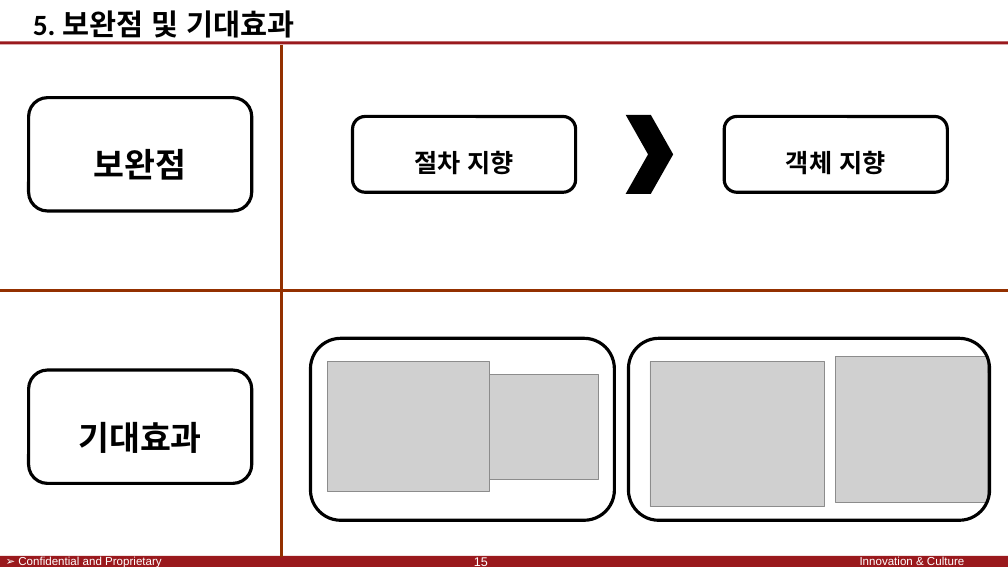
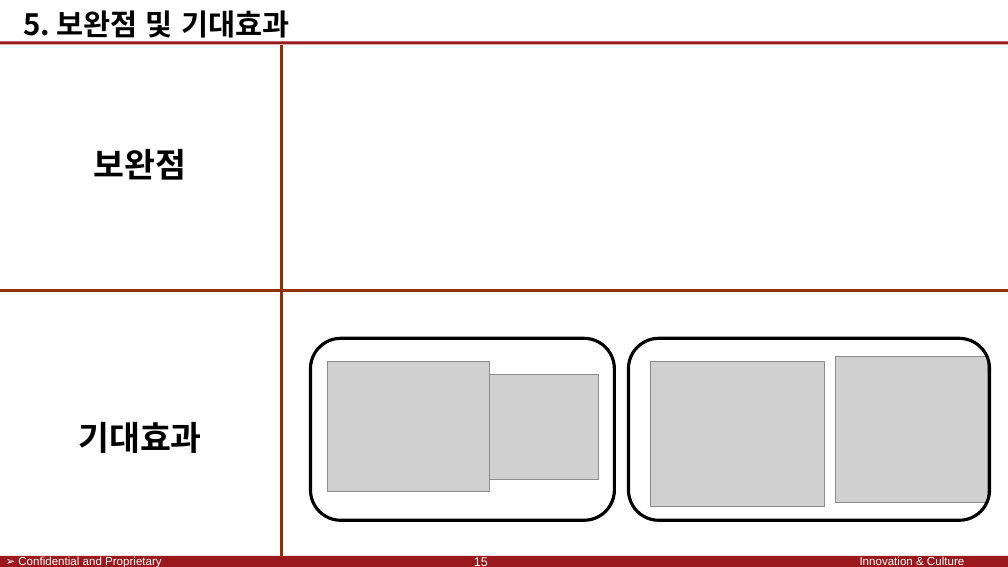
Before and after one commit to SaintSeong/JusungProject, a slide deck: slide 19 of A조 발표/A조 발표.pptx (slide 22 before the commit). Drawn at 1008x567 pixels with LibreOffice and Linux fonts; fonts in the diff are those of the drawing; grey boxes stand for pictures; background and template pictures are left out. Boxes give left, top, right and bottom in pixels: in the first picture for what was removed or moved away, otherwise in the second. Text is boxed around its words. In the diff, an @@ line names an element or a change of style, - is before the commit and + after.

```diff
--- a/A조 발표/A조 발표.pptx
+++ b/A조 발표/A조 발표.pptx
@@ text "5. 보완점 및 기대효과": place and size @@
-text "5. 보완점 및 기대효과" at bbox=[33, 10, 295, 43]
+text "5. 보완점 및 기대효과" at bbox=[23, 10, 289, 43]
@@ text "5. 보완점 및 기대효과" at bbox=[23, 10, 289, 43]: font Calibri to Noto Sans CJK KR; alignment centre to left @@
@@ rounded rectangle "보완점" at bbox=[29, 98, 252, 211]: outline #000000 3 pt to #FFFFFF 3 pt @@
@@ rounded rectangle removed at bbox=[352, 116, 575, 192] @@
-절차 지향
@@ chevron removed at bbox=[628, 116, 671, 192] @@
@@ rounded rectangle removed at bbox=[724, 116, 948, 192] @@
-객체 지향
@@ rounded rectangle "기대효과" at bbox=[29, 371, 252, 484]: outline #000000 3 pt to #FFFFFF 3 pt @@
```
Also in this commit, not shown: 15 other slides changed, 1 slide added, 4 slides removed.
